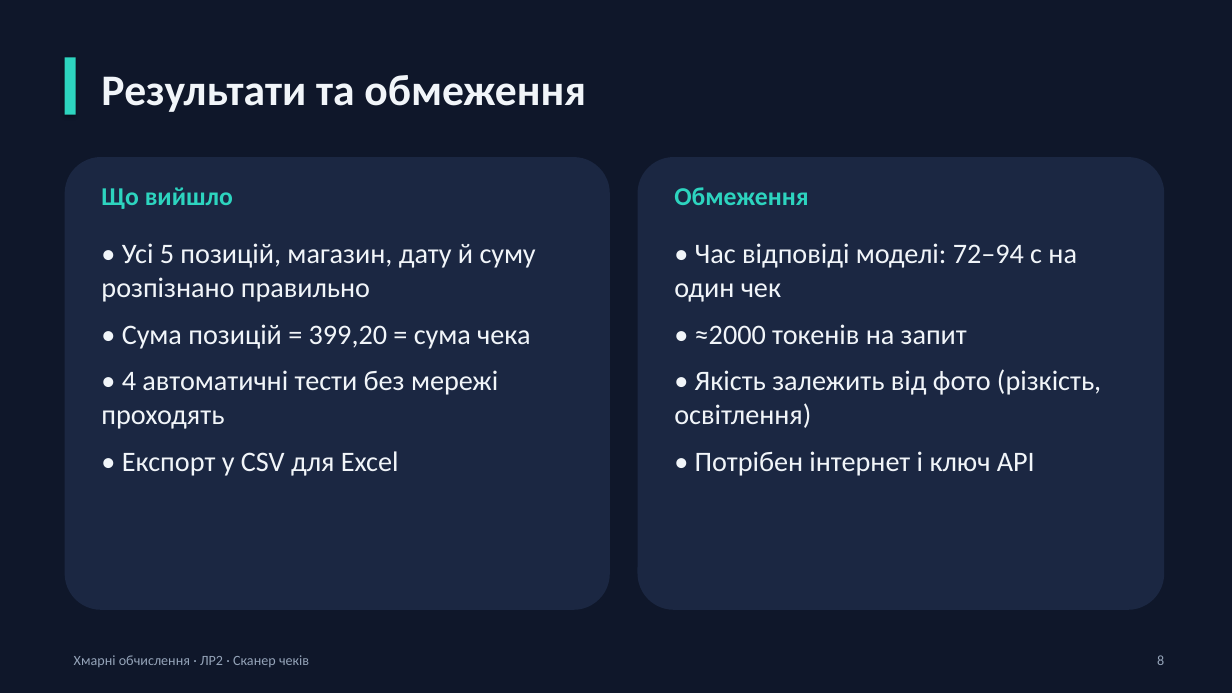
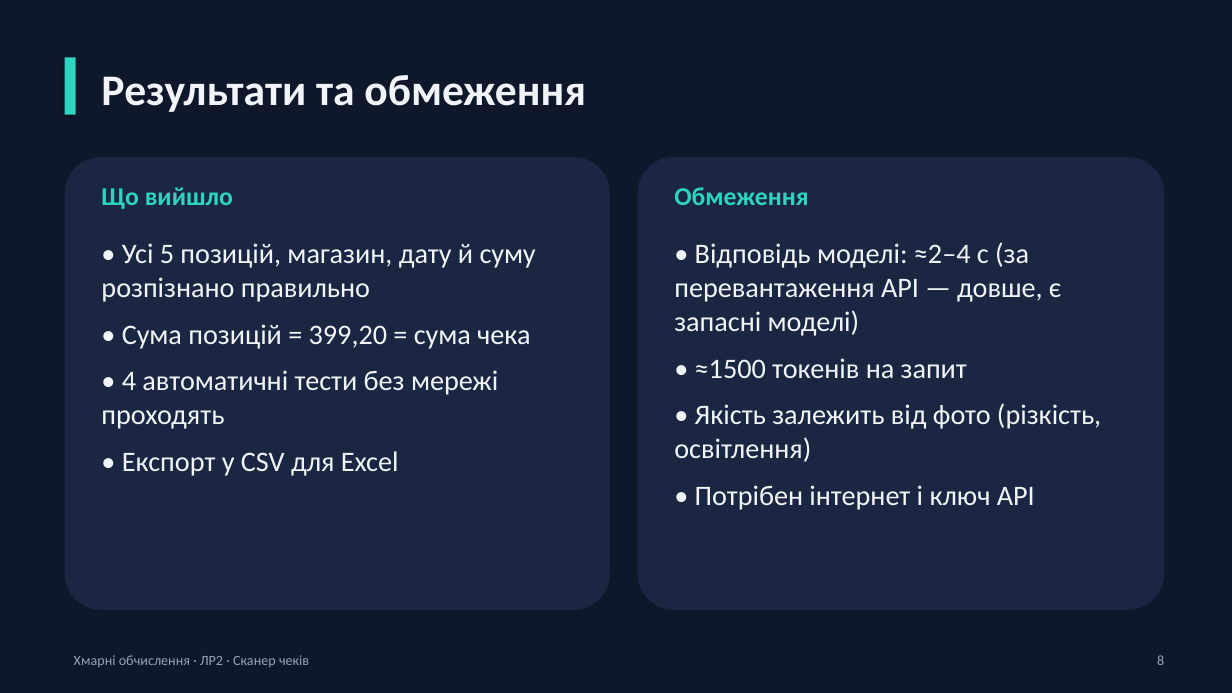
Before and after one commit to dissimilatee/Lab2XO, a slide deck: slide 8 of Презентація_ЛР2_Бондаренко.pptx. Drawn at 1232x693 pixels with LibreOffice and Linux fonts; fonts in the diff are those of the drawing. Boxes give left, top, right and bottom in pixels: in the first picture for what was removed or moved away, otherwise in the second. Text is boxed around its words. In the diff, an @@ line names an element or a change of style, - is before the commit and + after.

Commit message:
Швидша модель, таймаут і запасні моделі

```diff
--- a/Презентація_ЛР2_Бондаренко.pptx
+++ b/Презентація_ЛР2_Бондаренко.pptx
@@ text at bbox=[674, 242, 1062, 378]: text changed @@
-• Час відповіді моделі: 72–94 с на один чек
-• ≈2000 токенів на запит
+• Відповідь моделі: ≈2–4 с (за перевантаження API — довше, є запасні моделі)
+• ≈1500 токенів на запит
```
Also in this commit, not shown: 1 other slide changed, 6 other files.
